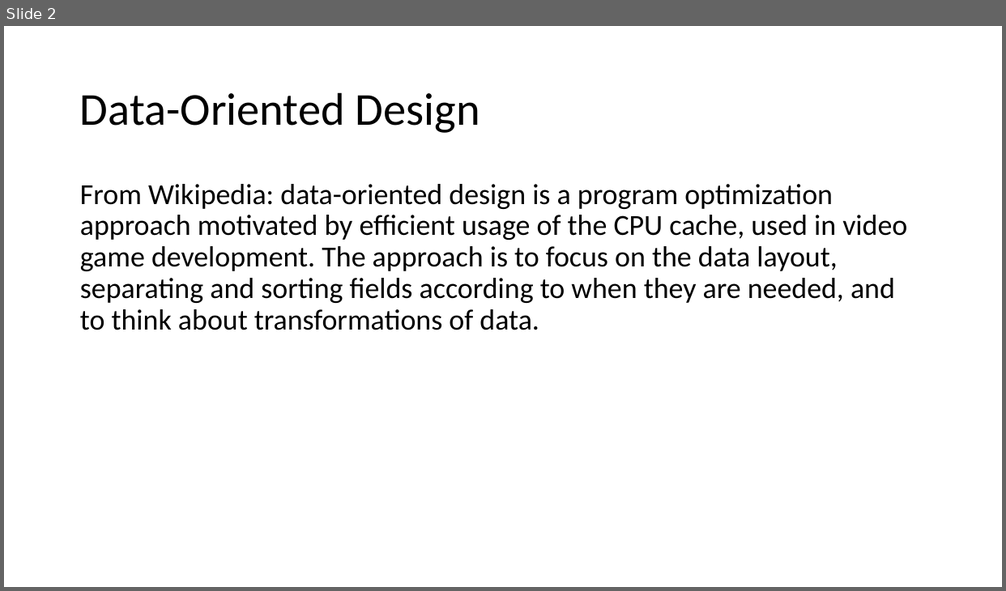
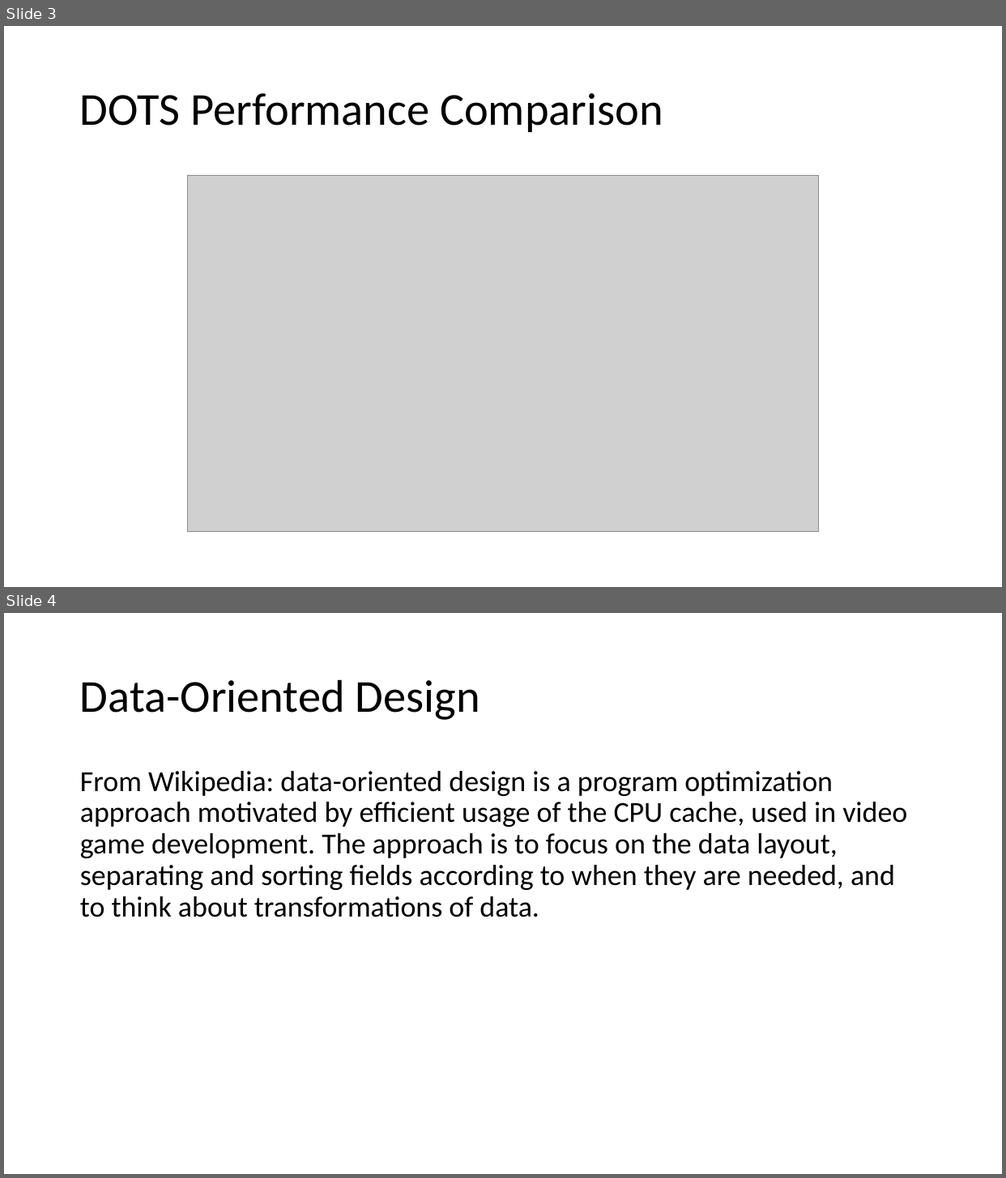
Before and after one commit to ElishaAz/Introduction-to-Unity-DOTS, a slide deck: Unity DOTS.pptx. Shown one above the other, each under a label of ours: slide 2 before the commit, slides 3 and 4 after it. The pictures are 1006x591 and 1006x1178 pixels, drawn with LibreOffice and Linux fonts; fonts in the diff are those of the drawing; grey boxes stand for pictures. Boxes give left, top, right and bottom in pixels: in the first picture for what was removed or moved away, otherwise in the second. Text is boxed around its words. In the diff, an @@ line names an element or a change of style, - is before the commit and + after.

```diff
--- a/Unity DOTS.pptx
+++ b/Unity DOTS.pptx
@@ slide 3 added at (4, 26, 1002, 587), background #FFFFFF @@
@@ title added at (80, 93, 663, 132), 44 pt, text #000000 @@
+DOTS Performance Comparison
@@ picture added at (188, 176, 819, 532) @@
@@ what was slide 2 is now slide 4 @@
```
Also in this commit, not shown: 5 slides changed, 2 other slides added, 3 other files.
